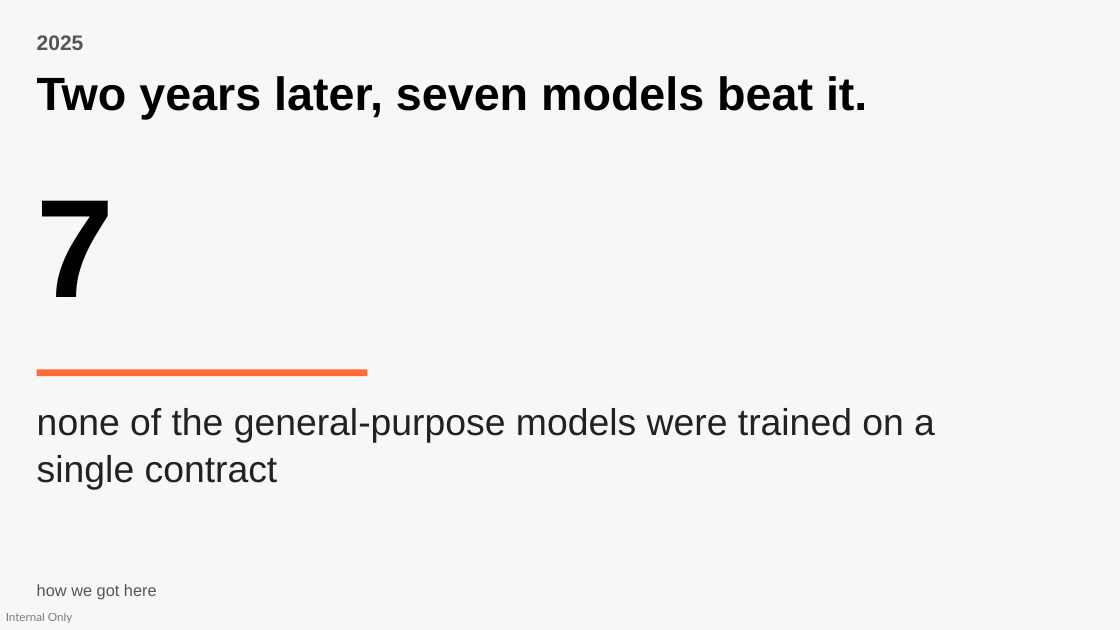
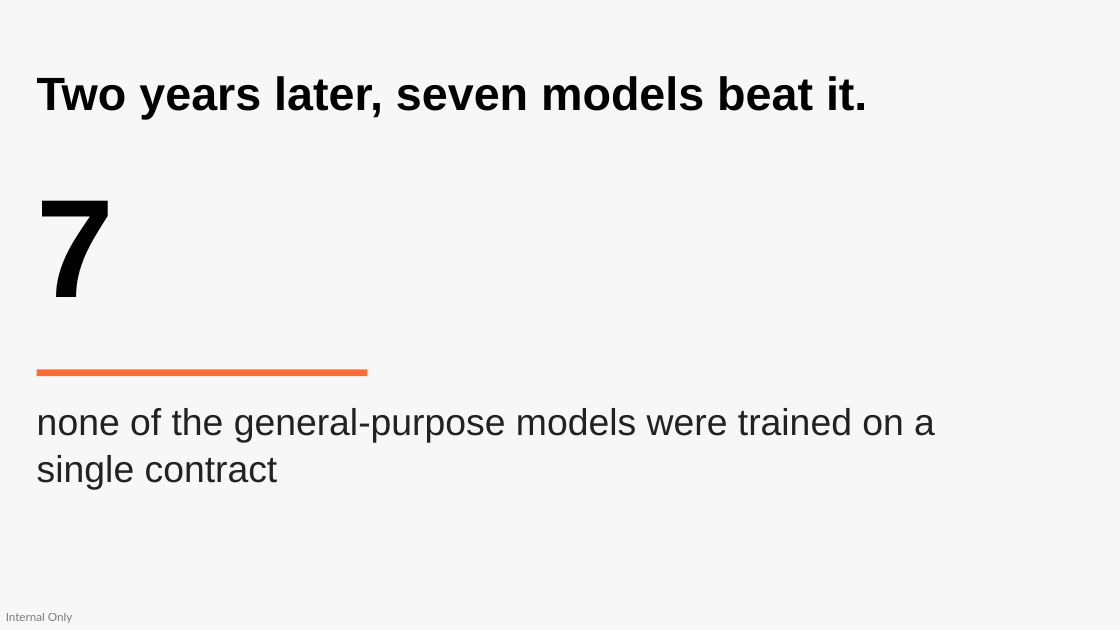
Before and after one commit to devlinduldulao/agents-and-skill-demo, a slide deck: slide 5 of fagfestivalen.pptx. Drawn at 1120x630 pixels with LibreOffice and Linux fonts; fonts in the diff are those of the drawing. Boxes give left, top, right and bottom in pixels: in the first picture for what was removed or moved away, otherwise in the second. Text is boxed around its words. In the diff, an @@ line names an element or a change of style, - is before the commit and + after.

```diff
--- a/fagfestivalen.pptx
+++ b/fagfestivalen.pptx
@@ text removed at [37,35,84,50] @@
-2025
@@ text removed at [37,584,157,600] @@
-how we got here
```
Also in this commit, not shown: 26 other slides changed, 1 slide removed, 1 other file.
